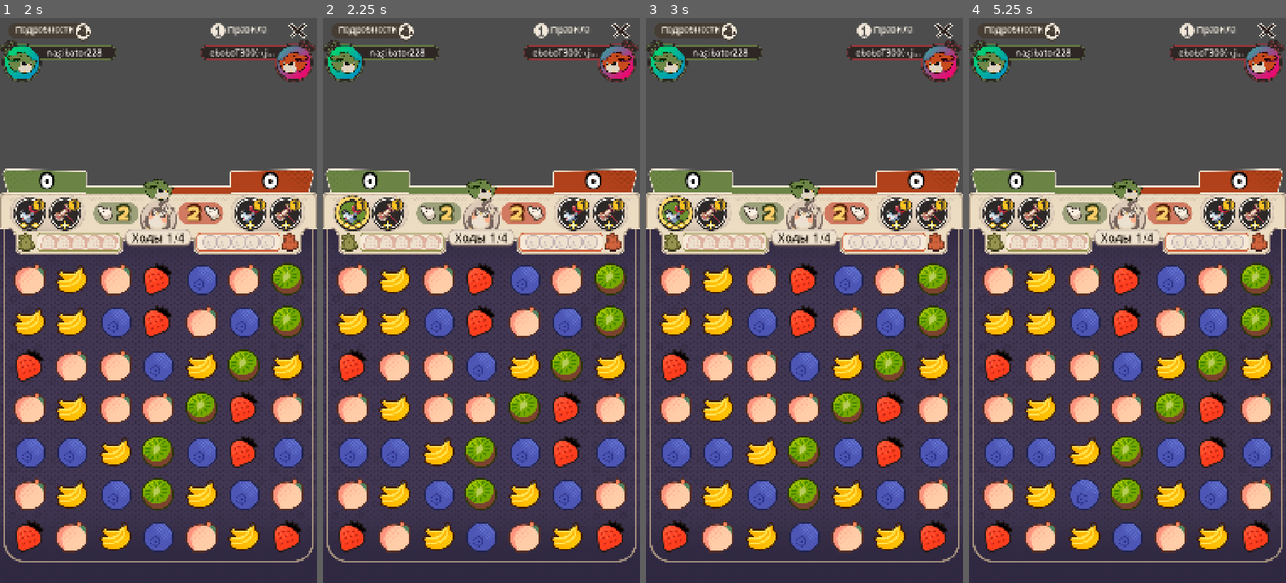
Above: before the commit, frames 1-4 (left to right).
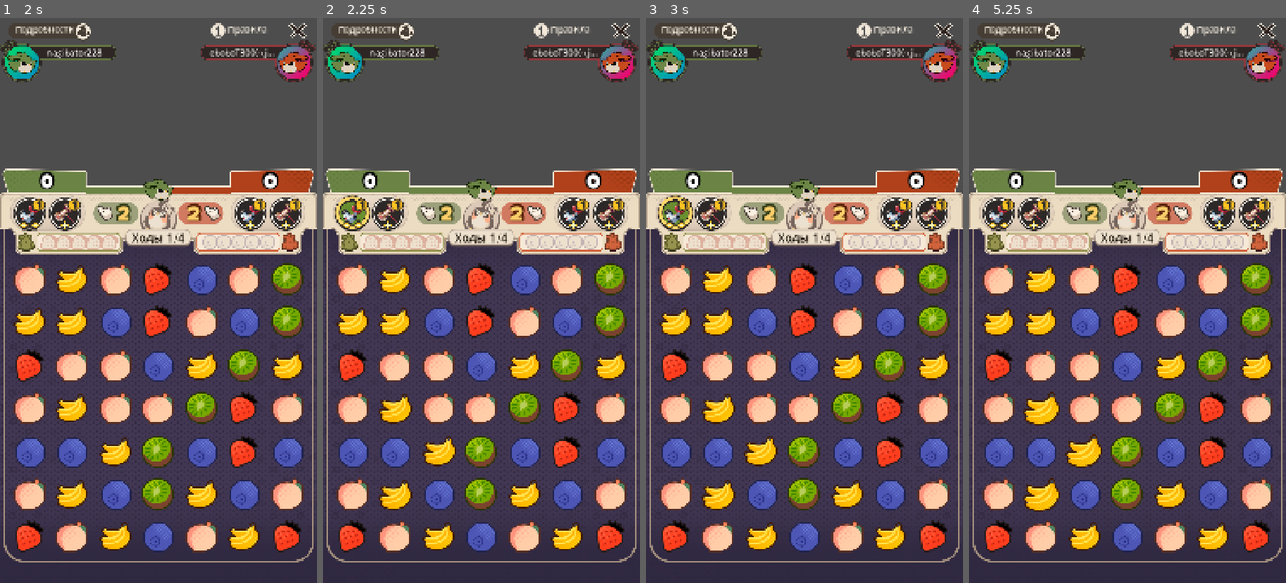
Above: after the commit, the same moments.

Repository: kakachaDev/origami-battle-godot
Game: Godot game, scene res://Assets/Scenes/game.tscn
Same seed, same stepped clock (60 frames per second), same inputs: the game is played once before the commit and once after it.
Inputs (mouse positions are in pixels of both pictures, inside the frame that each line leads up to):
- Up to frame 1 (2 s): click "Правила" at 0.5 s; click "Подробности" at 1.25 s
- Up to frame 2 (2.25 s): click (354, 210) at 2.02 s
- Up to frame 3 (3 s): click "Правила" at 2.75 s
- Up to frame 4 (5.25 s): click "Подробности" at 3.5 s; click (1000, 210) at 4.27 s; click "Правила" at 5 s

Frame 1 is identical in both runs. In frame 2, 0.7% of the frame differs, in the area x 17-42%, y 66-88%; in frame 3, 0.7%; in frame 4, 1.0%.

Commit message:
Improve hint animation: pulse scale, fixed combo, 3+ gems, 0.5s delay
- Replaced rotation wobble with scale pulse (1.0 → 1.15 → 1.0, 0.35s each half)
- Hint stays on the same combination until the player acts (no cycling)
- Highlights the mover gem + the 2+ gems already in place it will match with
- Reduced initial inactivity delay from 1.5s to 0.5s

Co-Authored-By: Claude Sonnet 4.6 <noreply@anthropic.com>

Diff:
--- a/Assets/Scripts/GameBoard.gd
+++ b/Assets/Scripts/GameBoard.gd
@@ -38,9 +38,8 @@
 var _move_match_count: int = 0
 
 var _hint_tweens: Dictionary = {}
-var _hint_timer: float = 1.5
-const _HINT_DELAY := 1.5
-const _HINT_INTERVAL := 3.0
+var _hint_timer: float = 0.5
+const _HINT_DELAY := 0.5
 
 var _skill_targeting := false
 var _pending_skill_effect: SkillEffect = null
@@ -121,9 +120,10 @@
 		_hints_clear()
 		_hint_timer = _HINT_DELAY
 		return
+	if not _hint_tweens.is_empty():
+		return
 	_hint_timer -= delta
 	if _hint_timer <= 0.0:
-		_hint_timer = _HINT_INTERVAL
 		_hints_update()
 
 func _build_cells() -> void:
@@ -615,12 +615,12 @@
 # ── Hint system ───────────────────────────────────────────────────────────────
 
 func _hints_update() -> void:
-	_hints_clear()
-	var swap := _hint_pick_swap()
-	if swap.size() < 2:
-		return
-	_hint_wobble(_cells[swap[0].x][swap[0].y])
-	_hint_wobble(_cells[swap[1].x][swap[1].y])
+	var positions := _hint_calc_positions()
+	if positions.is_empty():
+		_hint_timer = _HINT_DELAY
+		return
+	for pos in positions:
+		_hint_pulse(_cells[pos.x][pos.y])
 
 func _hints_clear() -> void:
 	for cell in _hint_tweens:
@@ -628,39 +628,64 @@
 		if tw:
 			tw.kill()
 		if is_instance_valid(cell):
-			(cell as GemCell).rotation_degrees = 0.0
+			(cell as GemCell).scale = Vector2.ONE
 	_hint_tweens.clear()
 
-func _hint_wobble(cell: GemCell) -> void:
+func _hint_pulse(cell: GemCell) -> void:
 	var tw := create_tween().set_loops()
-	tw.tween_property(cell, "rotation_degrees", 7.0, 0.2).set_trans(Tween.TRANS_SINE).set_ease(Tween.EASE_IN_OUT)
-	tw.tween_property(cell, "rotation_degrees", -7.0, 0.4).set_trans(Tween.TRANS_SINE).set_ease(Tween.EASE_IN_OUT)
-	tw.tween_property(cell, "rotation_degrees", 0.0, 0.2).set_trans(Tween.TRANS_SINE).set_ease(Tween.EASE_IN_OUT)
+	tw.tween_property(cell, "scale", Vector2(1.15, 1.15), 0.35).set_trans(Tween.TRANS_SINE).set_ease(Tween.EASE_IN_OUT)
+	tw.tween_property(cell, "scale", Vector2.ONE, 0.35).set_trans(Tween.TRANS_SINE).set_ease(Tween.EASE_IN_OUT)
 	_hint_tweens[cell] = tw
 
-func _hint_pick_swap() -> Array:
-	var valid: Array = []
+func _hint_calc_positions() -> Array:
+	var all_hints: Array = []
 	for row in ROWS:
 		for col in COLS:
 			if col + 1 < COLS:
-				var a := Vector2i(row, col)
-				var b := Vector2i(row, col + 1)
-				if _hint_has_match(a, b):
-					valid.append([a, b])
+				var p := _hint_swap_positions(Vector2i(row, col), Vector2i(row, col + 1))
+				if not p.is_empty():
+					all_hints.append(p)
 			if row + 1 < ROWS:
-				var a := Vector2i(row, col)
-				var b := Vector2i(row + 1, col)
-				if _hint_has_match(a, b):
-					valid.append([a, b])
-	if valid.is_empty():
+				var p := _hint_swap_positions(Vector2i(row, col), Vector2i(row + 1, col))
+				if not p.is_empty():
+					all_hints.append(p)
+	if all_hints.is_empty():
 		return []
-	return valid[randi() % valid.size()]
-
-func _hint_has_match(pos_a: Vector2i, pos_b: Vector2i) -> bool:
+	return all_hints[randi() % all_hints.size()]
+
+func _hint_swap_positions(pos_a: Vector2i, pos_b: Vector2i) -> Array:
 	_board.swap(pos_a, pos_b)
-	var has := not _board.find_matches().is_empty()
+	var matches: Array = _board.find_matches()
 	_board.swap(pos_a, pos_b)
-	return has
+	if matches.is_empty():
+		return []
+	# Figure out which gem is "the mover" (currently at pos_a or pos_b before swap)
+	# and which are "already there" (the rest of the match group).
+	var b_in := false
+	var a_in := false
+	for p in matches:
+		if p == pos_b:
+			b_in = true
+		if p == pos_a:
+			a_in = true
+	var highlight: Array = []
+	if b_in:
+		# gem at pos_a moves to pos_b; highlight mover + its future neighbours
+		highlight.append(pos_a)
+		for p in matches:
+			if p != pos_b:
+				highlight.append(p)
+	elif a_in:
+		# gem at pos_b moves to pos_a
+		highlight.append(pos_b)
+		for p in matches:
+			if p != pos_a:
+				highlight.append(p)
+	else:
+		highlight.append(pos_a)
+		for p in matches:
+			highlight.append(p)
+	return highlight
 
 func _expand_bomb_chain(initial: Array[Vector2i]) -> Array[Vector2i]:
 	var to_destroy: Dictionary = {}
